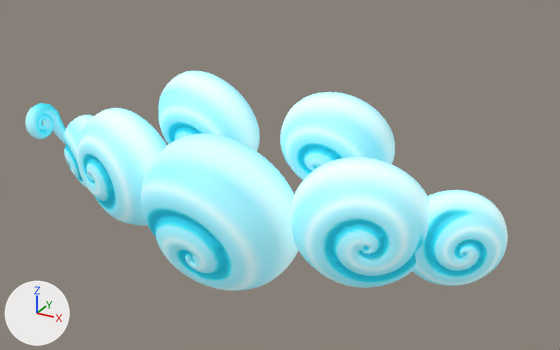
A saved change to the glTF model public/models/clouds/ride-cloud.glb.
Camera for both pictures: a camera (50 mm lens) standing at (1.336, -2.202, 0.104) and looking at (0.067, 0.104, -1.049). Every picture has the same lights, and +X, +Y and +Z are marked at lower left. The older version comes first. Both versions are drawn at frame 359 of the action 'ride'; the numbers are the values there.

In view in the first picture: 'ride_curl', 'ride_curl.001', 'ride_curl.002', 'ride_curl.003', 'ride_curl.004', 'ride_curl.005', 'ride_curl.006', 'ride_wisp.001'.
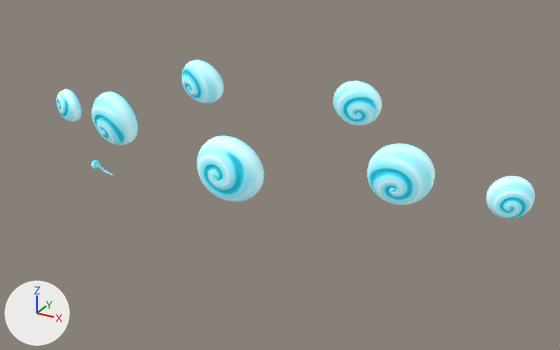
Not drawn themselves, but carrying or shaping drawn objects: ob_ride_curl_0, ob_ride_curl_1, ob_ride_curl_2, ob_ride_curl_3, ob_ride_curl_4, ob_ride_curl_5, ob_ride_curl_6, ob_ride_wisp.

Where the change shows, as pixel boxes [x1, y1, x2, y2] in the pictures (560 x 350 px):
'ride_curl', moved, turned, rescaled
    before: [141, 134, 298, 291]
    after: [197, 136, 264, 202]
'ride_curl.002', moved, turned, rescaled
    before: [291, 157, 429, 288]
    after: [367, 143, 435, 205]
'ride_curl.006', moved, turned, rescaled
    before: [413, 190, 508, 286]
    after: [486, 176, 535, 219]
'ride_curl.004', moved, turned, rescaled
    before: [280, 92, 395, 180]
    after: [333, 81, 382, 125]
'ride_curl.001', moved, turned, rescaled
    before: [77, 108, 167, 226]
    after: [92, 91, 138, 145]
'ride_curl.003', moved, turned, rescaled
    before: [158, 71, 260, 151]
    after: [182, 60, 224, 103]
'ride_curl.005', moved, turned, rescaled
    before: [64, 115, 94, 188]
    after: [56, 89, 82, 122]
'ride_wisp.001', moved, turned, rescaled
    before: [25, 103, 66, 145]
    after: [91, 160, 114, 175]

Edits to the bpy script that builds the scene:
```text
Change ob_ride_curl_0:
    ob_ride_curl_0.location: (-0.0531, -0.1, -1.136) -> (-0.0466, -0.05, -0.987)
    ob_ride_curl_0.rotation_euler: (-0.391, 2.259, -0.308) -> (0.556, -1.095, -0.504)  # degrees (-22, 129, -18) -> degrees (32, -63, -29)
    ob_ride_curl_0.scale: (0.307, 0.307, 0.307) -> (0.128, 0.128, 0.128)
Change ob_ride_curl_1:
    ob_ride_curl_1.location: (-0.541, 0.0, -1.099) -> (-0.645, 0.05, -0.931)
    ob_ride_curl_1.rotation_euler: (-2.894, 0.558, -0.146) -> (-0.299, -0.786, 3.077)  # degrees (-166, 32, -8.4) -> degrees (-17, -45, 176)
    ob_ride_curl_1.scale: (-0.244, -0.244, -0.244) -> (-0.111, -0.111, -0.111)
Change ob_ride_curl_2:
    ob_ride_curl_2.location: (0.441, 0.0, -1.1) -> (0.552, 0.05, -0.92)
    ob_ride_curl_2.rotation_euler: (0.21, -0.0469, 0.269) -> (-0.218, 2.863, 0.218)  # degrees (12, -2.7, 15) -> degrees (-12, 164, 12)
    ob_ride_curl_2.scale: (0.244, 0.244, 0.244) -> (0.11, 0.11, 0.11)
Change ob_ride_curl_3:
    ob_ride_curl_3.location: (-0.311, 0.22, -0.94) -> (-0.372, 0.27, -0.797)
    ob_ride_curl_3.rotation_euler: (0.492, 0.762, 0.215) -> (-0.412, -2.594, 0.0843)  # degrees (28, 44, 12) -> degrees (-24, -149, 4.8)
    ob_ride_curl_3.scale: (0.223, 0.223, 0.223) -> (0.0933, 0.0933, 0.0933)
Change ob_ride_curl_4:
    ob_ride_curl_4.location: (0.235, 0.24, -0.936) -> (0.287, 0.29, -0.787)
    ob_ride_curl_4.rotation_euler: (-2.753, -0.445, -0.0347) -> (-0.358, 0.224, -3.085)  # degrees (-158, -25, -2) -> degrees (-21, 13, -177)
    ob_ride_curl_4.scale: (-0.213, -0.213, -0.213) -> (-0.0891, -0.0891, -0.0891)
Change ob_ride_curl_5:
    ob_ride_curl_5.location: (-0.833, 0.12, -1.142) -> (-1.003, 0.17, -0.97)
    ob_ride_curl_5.rotation_euler: (-0.207, 2.58, -0.565) -> (0.25, -0.793, -0.634)  # degrees (-12, 148, -32) -> degrees (14, -45, -36)
    ob_ride_curl_5.scale: (0.17, 0.17, 0.17) -> (0.0724, 0.0724, 0.0724)
Change ob_ride_curl_6:
    ob_ride_curl_6.location: (0.724, 0.12, -1.145) -> (0.887, 0.17, -0.978)
    ob_ride_curl_6.rotation_euler: (1.836, 1.752, -0.847) -> (-2.582, -1.238, -0.081)  # degrees (105, 100, -49) -> degrees (-148, -71, -4.6)
    ob_ride_curl_6.scale: (-0.18, -0.18, -0.18) -> (-0.0765, -0.0765, -0.0765)
Change ob_ride_wisp:
    ob_ride_wisp.location: (-0.8, 0.16, -0.99) -> (-0.8, 0.16, -1.194)
    ob_ride_wisp.rotation_euler: (-0.266, -1.354, -1.299) -> (0.231, -1.356, -1.807)  # degrees (-15, -78, -74) -> degrees (13, -78, -104)
    ob_ride_wisp.scale: (-0.27, -0.27, -0.27) -> (-0.066, -0.066, -0.066)
```
